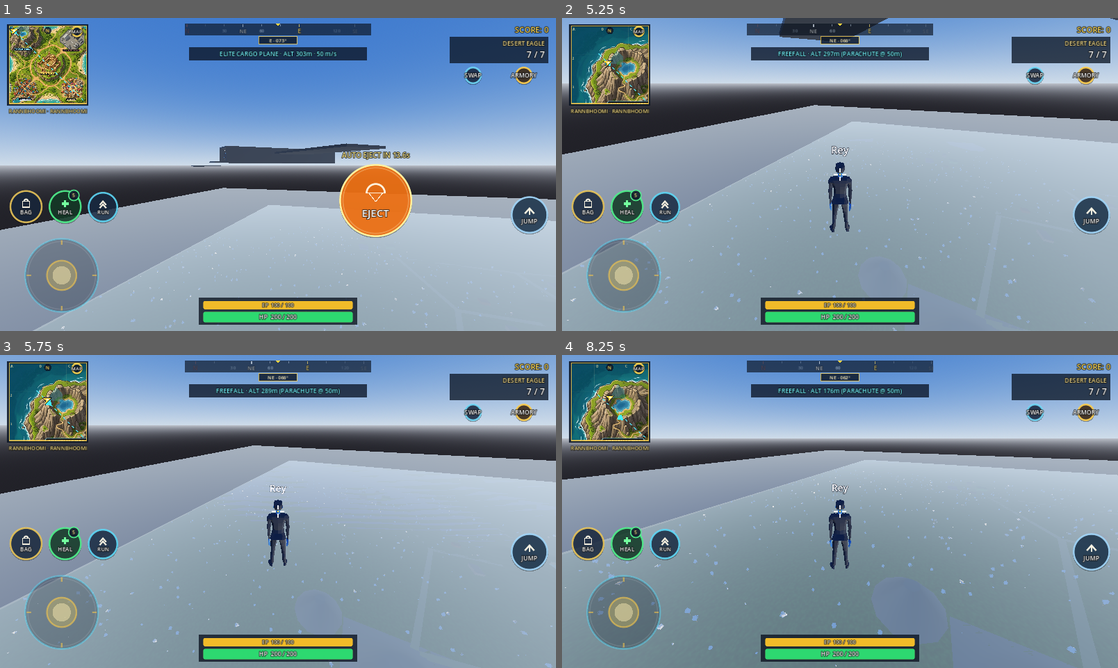
Above: before the commit, frames 1-4 (two rows, left to right).
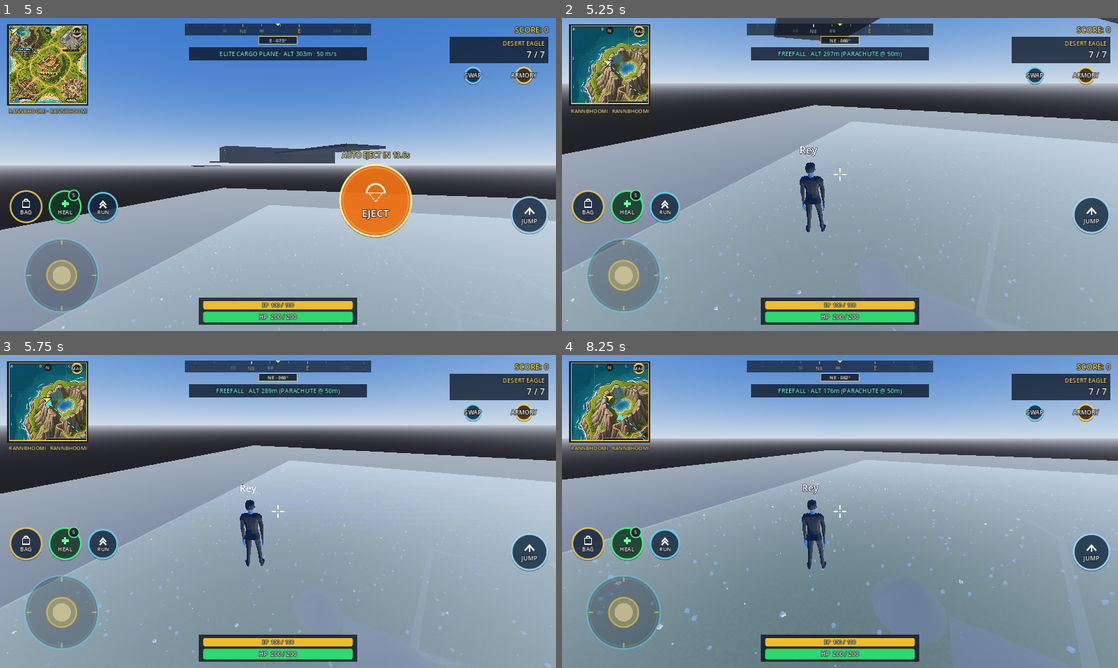
Above: after the commit, the same moments.

Repository: lk0024709-ux/Godot-fps-game-like-free-fire
Game: Godot game, scene res://scenes/splash.tscn
The game is run twice, just before and just after one commit, with the same random seed, the same clock (stepped at 60 frames per second) and the same inputs.
Inputs (mouse positions are in pixels of both pictures, inside the frame that each line leads up to):
- Up to frame 1 (5 s): tap Enter at 0.5 s; move the mouse to (400, 158) at 0.52 s; press the mouse at (400, 158) at 0.53 s; hold D (move_right) 0.53-1.25 s; tap Space (jump) at 0.77, 1.25 s; release the mouse at (400, 158) at 1.25 s; drag from (166, 190) to (250, 237) at 1.27 s; click "SOLO" at 2 s; click "SOLO" at 2.75 s; click "START BATTLE" at 3.5 s; move the mouse to (289, 168) at 4.27 s; press the mouse at (289, 168) at 4.28 s; hold W (move_forward) from 4.28 s (still down); tap C (crouch) at 4.35 s
- Up to frame 2 (5.25 s): keep holding W (move_forward); move the mouse to (834, 180) at 5.02 s; release the mouse at (834, 180) at 5.03 s; tap F (eject) at 5.1 s
- Up to frame 3 (5.75 s): keep holding W (move_forward); tap Space (jump) at 5.27 s; click (272, 517) at 5.3 s
- Up to frame 4 (8.25 s): move the mouse to (878, 514) at 5.77 s; press the mouse at (878, 514) at 5.78 s; tap Space (jump) at 6.02, 6.77 s; tap R (reload) at 6.4 s; move the mouse to (795, 508) at 6.52 s; release the mouse at (795, 508) at 6.53 s; tap H (heal) at 6.6 s; click (795, 508) at 6.8 s; move the mouse to (845, 511) at 7.27 s; press the mouse at (845, 511) at 7.28 s; tap E (next_weapon) at 7.35 s; move the mouse to (817, 505) at 8.02 s; release W (move_forward) at 8.03 s; release the mouse at (817, 505) at 8.03 s; hold D (move_right) from 8.03 s (still down); tap Q (prev_weapon) at 8.1 s

Frame 1 is identical in both runs. In frame 2, 1.6% of the frame differs, in the area x 0-100%, y 0-100%; in frame 3, 1.3%; in frame 4, 1.5%.

Commit message:
fix: clear TPV crosshair with shoulder camera
Co-authored-by: arena-agent <297053741+arena-agent@users.noreply.github.com>

Diff:
--- a/scenes/player.tscn
+++ b/scenes/player.tscn
@@ -23,6 +23,7 @@
 transform = Transform3D(1, 0, 0, 0, 1, 0, 0, 0, 1, 0, 1.55, 0)
 
 [node name="SpringArm3D" type="SpringArm3D" parent="Head"]
+transform = Transform3D(1, 0, 0, 0, 1, 0, 0, 0, 1, 0.6, 0, 0)
 collision_mask = 1
 shape = SubResource("SphereShape3D_camera")
 spring_length = 3.5
--- a/scripts/combat_selftest.gd
+++ b/scripts/combat_selftest.gd
@@ -24,7 +24,8 @@
 
 	_enemy = ENEMY_SCENE.instantiate()
 	add_child(_enemy)
-	_enemy.global_position = Vector3(0.0, 0.0, -8.0)
+	# Align the target with the offset camera's center ray (local/world X = 0.6).
+	_enemy.global_position = Vector3(0.6, 0.0, -8.0)
 	_enemy.set_physics_process(false)
 
 
@@ -57,18 +58,30 @@
 	var camera: Camera3D = _player.camera as Camera3D
 	_check(arm != null and camera != null and camera.get_parent() == arm,
 		"TPV: Head -> SpringArm3D -> Camera3D hierarchy")
+	_check(arm.position.is_equal_approx(Vector3(0.6, 0.0, 0.0)) and is_zero_approx(camera.position.x),
+		"TPV: SpringArm pivot is offset 0.6m right; Camera stays centered on arm")
 	_check(is_equal_approx(arm.spring_length, 3.5), "TPV: hip-fire spring length is 3.5m")
 	_check(arm.get_hit_length() > 0.1 and arm.get_hit_length() < 3.5,
 		"TPV: wall behind player automatically shortens SpringArm3D (hit=%.2fm)" % arm.get_hit_length())
 	_check((camera.cull_mask & (1 << (CHARACTERS.PLAYER_BODY_LAYER - 1))) != 0,
 		"TPV: Camera cull_mask includes visible player body")
+	var screen_center: Vector2 = get_viewport().get_visible_rect().size * 0.5
+	var body_screen: Vector2 = camera.unproject_position((_player.head as Node3D).global_position)
+	_check(not camera.is_position_behind((_player.head as Node3D).global_position)
+		and body_screen.x < screen_center.x,
+		"TPV: player body projects left of center, leaving the crosshair clear")
 
 	_player.set_aiming(true)
 	_player._apply_look_and_stance(1.0)
 	_check(is_equal_approx(arm.spring_length, 1.5), "TPV: ADS spring length lerps to 1.5m")
+	_check(arm.position.is_equal_approx(Vector3(0.6, 0.0, 0.0)),
+		"TPV: right-shoulder offset remains intact during ADS")
+	_check(is_equal_approx(camera.fov, 60.0) and camera.fov < float(_player.base_fov),
+		"TPV: ADS applies moderate zoom-in FOV (75 -> 60)")
 	_player.set_aiming(false)
 	_player._apply_look_and_stance(1.0)
 	_check(is_equal_approx(arm.spring_length, 3.5), "TPV: hip-fire spring length returns to 3.5m")
+	_check(is_equal_approx(camera.fov, float(_player.base_fov)), "TPV: hip-fire FOV is restored")
 
 	_check(int(_player.max_health) == 200 and int(_player.health) == 200,
 		"Balance: Player starts at 200/200 HP")
@@ -89,8 +102,19 @@
 	var damage: float = float(weapon.get("damage", 55.0))
 	var expected_shots: int = int(ceil(float(_enemy.max_health) / damage))
 	_check(expected_shots == 4, "Balance: starting Desert Eagle kills 200 HP enemy in four hits")
+	var ray_query: PhysicsRayQueryParameters3D = _player._camera_ray as PhysicsRayQueryParameters3D
+	_check(ray_query != null and ray_query.exclude.has((_player as CharacterBody3D).get_rid()),
+		"Hitscan: camera ray explicitly excludes Player CharacterBody3D RID")
 
 	_player.shoot()
+	var crosshair: Vector2 = get_viewport().get_visible_rect().size * 0.5
+	var expected_origin: Vector3 = camera.project_ray_origin(crosshair)
+	var expected_direction: Vector3 = camera.project_ray_normal(crosshair).normalized()
+	var actual_direction: Vector3 = (ray_query.to - ray_query.from).normalized()
+	_check(ray_query.from.is_equal_approx(expected_origin),
+		"Hitscan: damage ray starts at Camera3D center, not gun or chest")
+	_check(actual_direction.is_equal_approx(expected_direction),
+		"Hitscan: damage ray follows the center-screen crosshair")
 	var expected_after_one: float = maxf(0.0, 200.0 - damage)
 	_check(is_equal_approx(float(_enemy.health), expected_after_one),
 		"Hitscan: first shot applies %.0f damage instantly (HP=%.0f)" % [damage, float(_enemy.health)])
--- a/scripts/player.gd
+++ b/scripts/player.gd
@@ -46,11 +46,12 @@
 @export_group("Tactical Stances")
 @export var base_fov: float = 75.0
 @export var sprint_fov: float = 84.0
-@export var ads_fov: float = 46.0
+@export var ads_fov: float = 60.0 ## Lower than base_fov = comfortable ADS zoom-in
 @export var stand_head_y: float = 1.55
 @export var crouch_head_y: float = 0.96
 
 @export_group("Third-Person Camera")
+@export var shoulder_offset: Vector3 = Vector3(0.6, 0.0, 0.0)
 @export var hip_spring_length: float = 3.5
 @export var ads_spring_length: float = 1.5
 @export var camera_lerp_speed: float = 12.0
@@ -108,7 +109,6 @@
 var _trigger_ready: bool = true
 var _jump_requested: bool = false
 var _camera_ray: PhysicsRayQueryParameters3D = null
-var _muzzle_ray: PhysicsRayQueryParameters3D = null
 var _eject_requested: bool = false
 var _look_touch: int = -1
 var _is_mobile: bool = false
@@ -131,6 +131,8 @@
 	floor_max_angle = deg_to_rad(56.0)
 	floor_snap_length = 0.35
 	camera.far = camera_far
+	# Offset the arm/pivot, not the Camera child, so wall collision follows it.
+	spring_arm.position = shoulder_offset
 	spring_arm.spring_length = hip_spring_length
 	spring_arm.collision_mask = 1
 	spring_arm.add_excluded_object(get_rid())
@@ -147,12 +149,8 @@
 	_camera_ray.collision_mask = 1 | 4
 	_camera_ray.collide_with_areas = false
 	_camera_ray.collide_with_bodies = true
+	# Explicit self-exclusion is required even though Player is on collision layer 2.
 	_camera_ray.exclude = [get_rid()]
-	_muzzle_ray = PhysicsRayQueryParameters3D.create(Vector3.ZERO, Vector3.FORWARD)
-	_muzzle_ray.collision_mask = 1 | 4
-	_muzzle_ray.collide_with_areas = false
-	_muzzle_ray.collide_with_bodies = true
-	_muzzle_ray.exclude = [get_rid()]
 
 	_build_body()
 
@@ -852,9 +850,12 @@
 	# The center-screen crosshair defines the camera ray in third-person view.
 	var crosshair: Vector2 = get_viewport().get_visible_rect().size * 0.5
 	var aim: Vector3 = camera.project_ray_normal(crosshair).normalized()
+	# Gun position is visual-only; it is never an input to the damage ray.
 	var muzzle_position: Vector3 = _get_muzzle_position()
 	for i in pellets:
-		_fire_hitscan(aim, spread, damage, muzzle_position)
+		var end_point: Vector3 = _fire_hitscan(aim, spread, damage)
+		if effects_pool != null and is_instance_valid(effects_pool):
+			effects_pool.spawn_tracer(muzzle_position, end_point)
 
 	weapon_manager.consume_ammo()
 	shots_fired += 1
@@ -873,9 +874,10 @@
 	Input.vibrate_handheld(25)
 
 
-## Immediate hitscan with a camera aim ray + muzzle obstruction ray.
-## No Area3D bullet is spawned, so automatic fire does not grow the scene tree.
-func _fire_hitscan(aim: Vector3, spread_deg: float, damage: float, muzzle_position: Vector3) -> void:
+## Immediate hitscan from Camera3D's center-screen crosshair. The Player RID is
+## excluded in _ready(), and no gun/chest position participates in this query.
+## Returns only the visual tracer endpoint; damage has already been applied.
+func _fire_hitscan(aim: Vector3, spread_deg: float, damage: float) -> Vector3:
 	var dir: Vector3 = aim
 	if spread_deg > 0.0:
 		var spread: float = deg_to_rad(spread_deg)
@@ -888,32 +890,23 @@
 	var space: PhysicsDirectSpaceState3D = get_world_3d().direct_space_state
 	_camera_ray.from = camera_origin
 	_camera_ray.to = camera_origin + dir * hitscan_range
-	var camera_hit: Dictionary = space.intersect_ray(_camera_ray)
-	var target_point: Vector3 = _camera_ray.to
-	if not camera_hit.is_empty():
-		target_point = camera_hit.get("position", target_point)
-
-	# TPV cameras can see around cover. This second ray prevents the muzzle from
-	# damaging an enemy through a wall that is invisible to the camera ray.
-	_muzzle_ray.from = muzzle_position
-	_muzzle_ray.to = target_point
-	var hit: Dictionary = space.intersect_ray(_muzzle_ray)
-	var end_point: Vector3 = target_point
-	if not hit.is_empty():
-		end_point = hit.get("position", target_point)
-		var collider = hit.get("collider")
-		if collider is Node and (collider as Node).is_in_group("enemy"):
-			if collider.has_method("take_damage"):
-				collider.take_damage(damage)
-			elif collider.has_method("die"):
-				collider.die()
-		if collider is CollisionObject3D and ((collider as CollisionObject3D).collision_layer & 1) != 0:
-			if effects_pool != null and is_instance_valid(effects_pool):
-				var hit_normal: Vector3 = hit.get("normal", Vector3.UP)
-				effects_pool.spawn_bullet_hole(end_point, hit_normal)
-
-	if effects_pool != null and is_instance_valid(effects_pool):
-		effects_pool.spawn_tracer(muzzle_position, end_point)
+	var hit: Dictionary = space.intersect_ray(_camera_ray)
+	var end_point: Vector3 = _camera_ray.to
+	if hit.is_empty():
+		return end_point
+
+	end_point = hit.get("position", end_point)
+	var collider = hit.get("collider")
+	if collider is Node and (collider as Node).is_in_group("enemy"):
+		if collider.has_method("take_damage"):
+			collider.take_damage(damage)
+		elif collider.has_method("die"):
+			collider.die()
+	if collider is CollisionObject3D and ((collider as CollisionObject3D).collision_layer & 1) != 0:
+		if effects_pool != null and is_instance_valid(effects_pool):
+			var hit_normal: Vector3 = hit.get("normal", Vector3.UP)
+			effects_pool.spawn_bullet_hole(end_point, hit_normal)
+	return end_point
 
 
 func _get_muzzle_position() -> Vector3:
Not shown, changed: README.md
